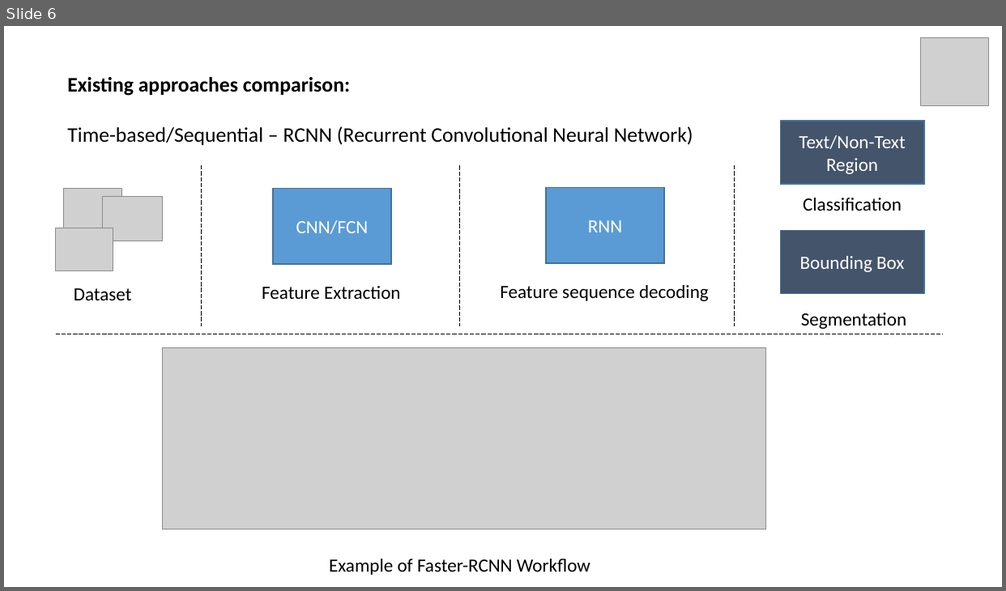
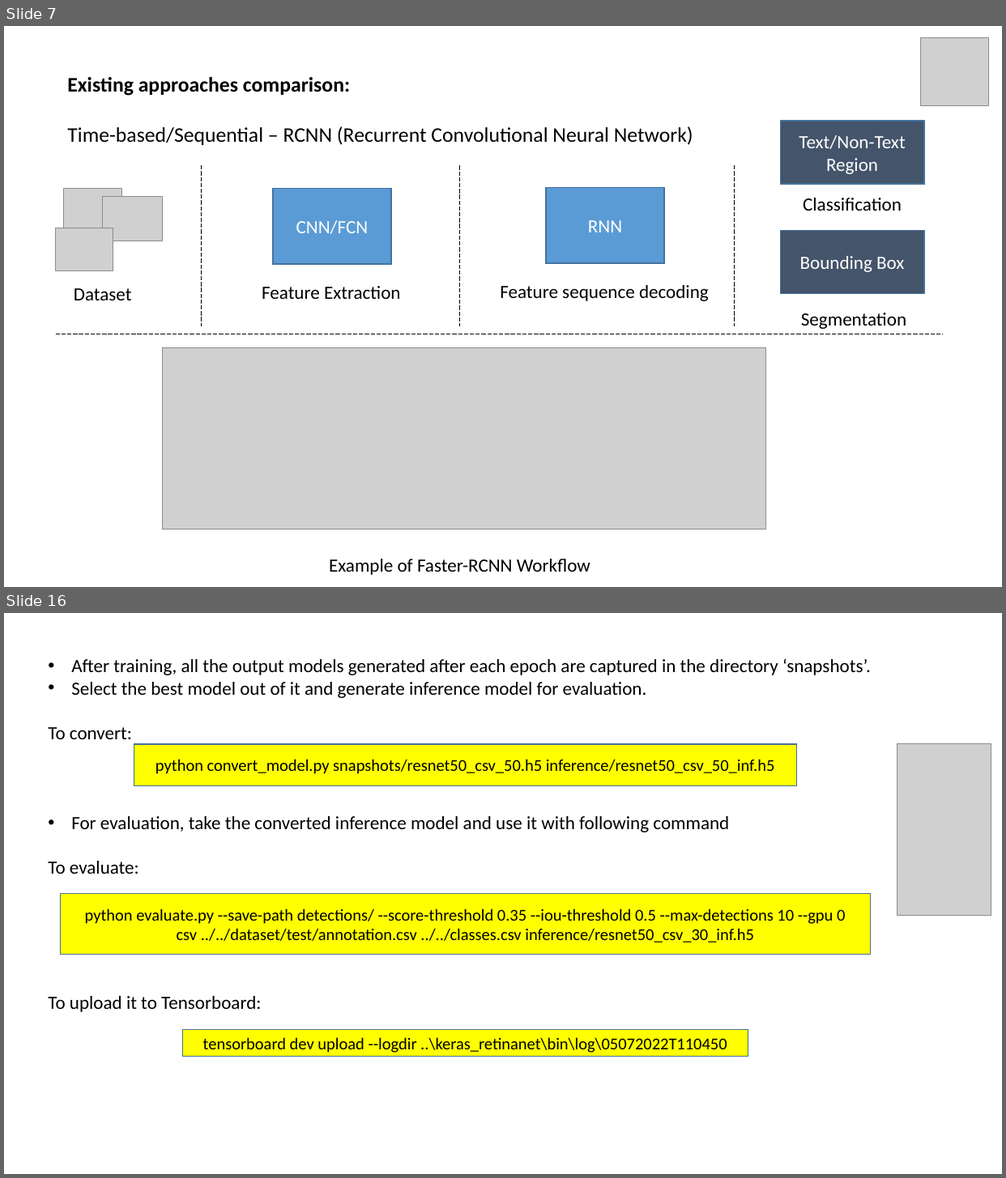
Before and after one commit to GustovalleyTechnovations/Text-Segmentation, a slide deck: Documents/Study/Project_Presentation.pptx. Shown one above the other, each under a label of ours: slide 6 before the commit, slides 7 and 16 after it; the slides between them are not shown. The pictures are 1006x591 and 1006x1178 pixels, drawn with LibreOffice and Linux fonts; fonts in the diff are those of the drawing; grey boxes stand for pictures. Boxes give left, top, right and bottom in pixels: in the first picture for what was removed or moved away, otherwise in the second. Text is boxed around its words. In the diff, an @@ line names an element or a change of style, - is before the commit and + after.

Commit message:
Project ppt and Ref images has been updated.

```diff
--- a/Documents/Study/Project_Presentation.pptx
+++ b/Documents/Study/Project_Presentation.pptx
@@ slide 16 added at <box>4,613,1002,1174</box>, background #FFFFFF @@
@@ text added at <box>48,658,871,1012</box>, 18 pt, text #000000 @@
+• After training, all the output models generated after each epoch are captured in the directory ‘snapshots’.
+• Select the best model out of it and generate inference model for evaluation.
+To convert:
+• For evaluation, take the converted inference model and use it with following command
+To evaluate:
+To upload it to Tensorboard:
@@ rectangle added at <box>134,744,797,786</box>, fill #FFFF00, outline #43739E 1 pt, 16 pt, text #000000 @@
+python convert_model.py snapshots/resnet50_csv_50.h5 inference/resnet50_csv_50_inf.h5
@@ picture added at <box>897,744,991,915</box> @@
@@ rectangle added at <box>60,894,871,954</box>, fill #FFFF00, outline #43739E 1 pt, 16 pt, text #000000 @@
+python evaluate.py --save-path detections/ --score-threshold 0.35 --iou-threshold 0.5 --max-detections 10 --gpu 0 csv ../../dataset/test/annotation.csv ../../classes.csv inference/resnet50_csv_30_inf.h5
@@ rectangle added at <box>183,1030,748,1057</box>, fill #FFFF00, outline #43739E 1 pt, 16 pt, text #000000 @@
+tensorboard dev upload --logdir ..\keras_retinanet\bin\log\05072022T110450
@@ what was slide 6 is now slide 7 @@
```
Also in this commit, not shown: 5 slides changed, 9 other slides added, 9 other files.
